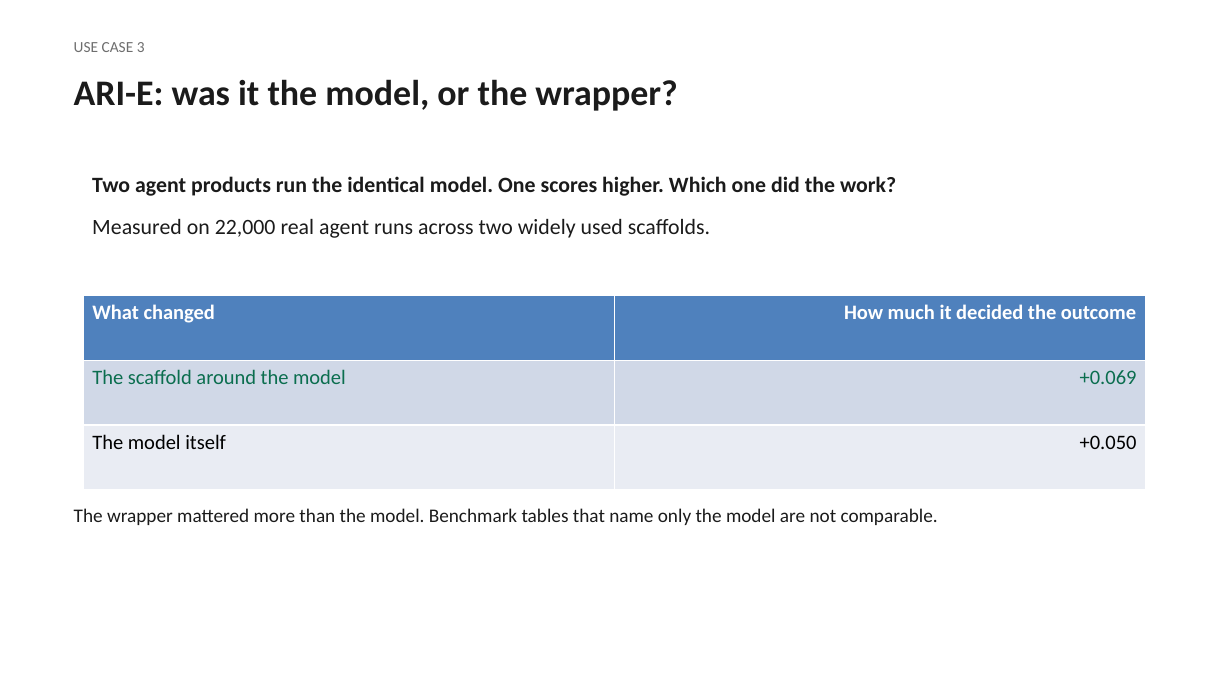
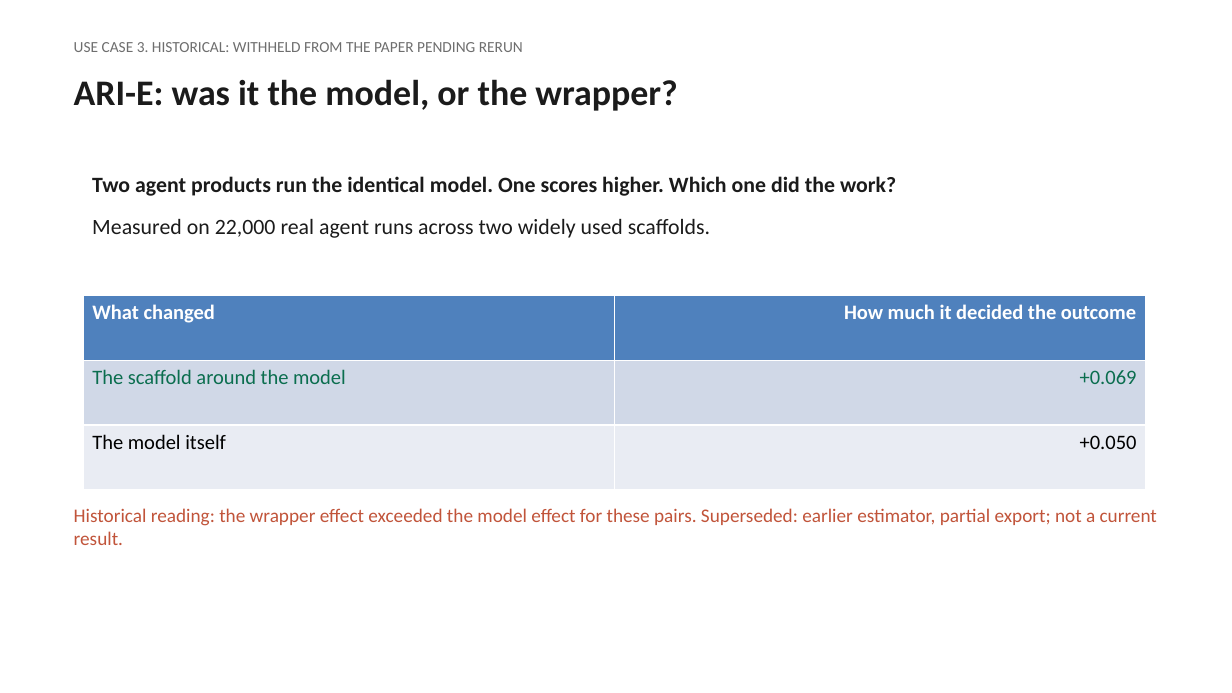
Before and after one commit to The-SEMQ-Group/semq-ari-benchmark, a slide deck: slide 7 of docs/deck/ari-overview.pptx (slide 6 before the commit). Drawn at 1232x693 pixels with LibreOffice and Linux fonts; fonts in the diff are those of the drawing. Boxes give left, top, right and bottom in pixels: in the first picture for what was removed or moved away, otherwise in the second. Text is boxed around its words. In the diff, an @@ line names an element or a change of style, - is before the commit and + after.

Commit message:
Release pass: retire superseded claims, add release checklist, manifest and claim index
Squashed onto main after two rebases left conflict markers in the
changelog history. Content as reviewed in PR #32: retired-claims sweep
of decks and docs, RELEASE.md checklist, release_manifest.py with a
committed manifest for this commit, CLAIM_TO_EVIDENCE.md, and a tracked
copy of the repository audit.

```diff
--- a/docs/deck/ari-overview.pptx
+++ b/docs/deck/ari-overview.pptx
@@ text at <box>74,42,523,52</box>: text changed @@
-USE CASE 3
+USE CASE 3. HISTORICAL: WITHHELD FROM THE PAPER PENDING RERUN
@@ text at <box>74,508,1157,545</box>: text changed; text colour #1B1B1B to #C1543A @@
-The wrapper mattered more than the model. Benchmark tables that name only the model are not comparable.
+Historical reading: the wrapper effect exceeded the model effect for these pairs. Superseded: earlier estimator, partial export; not a current result.
```
Also in this commit, not shown: 6 other slides changed, 1 slide added, 30 other files.
